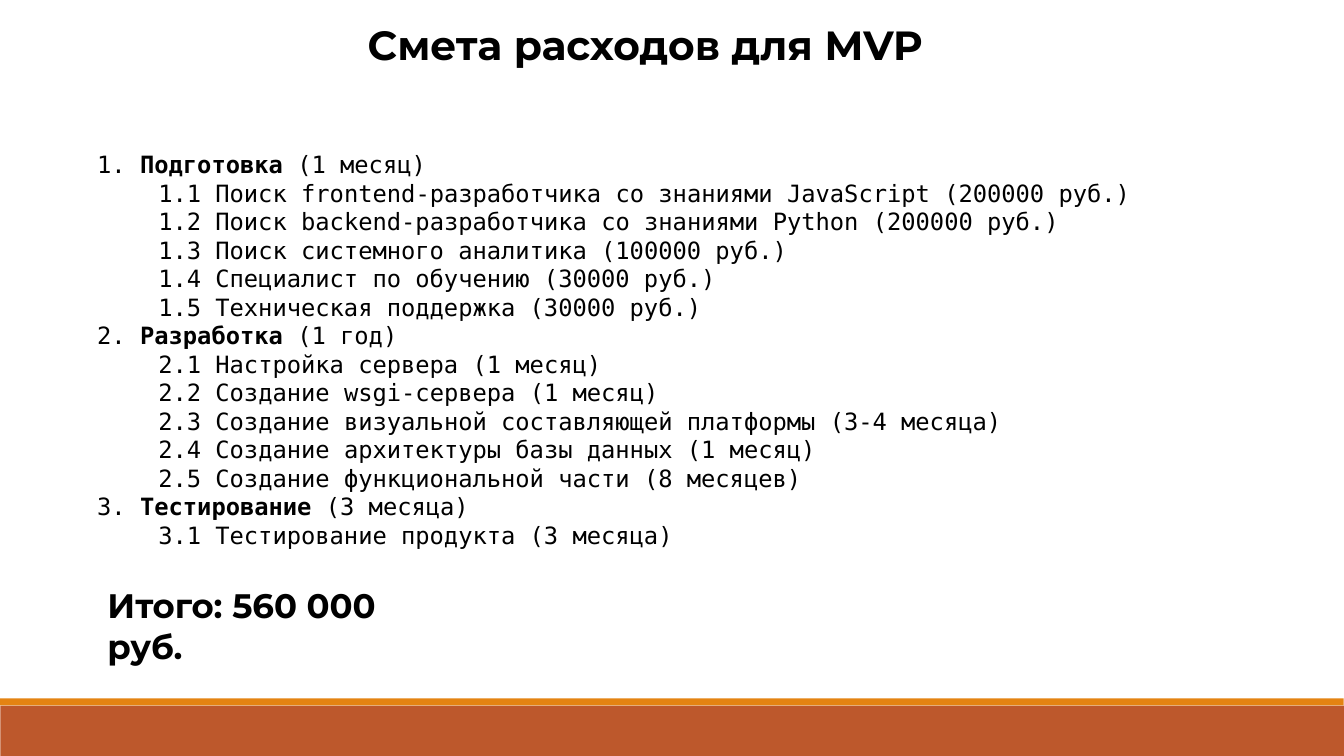
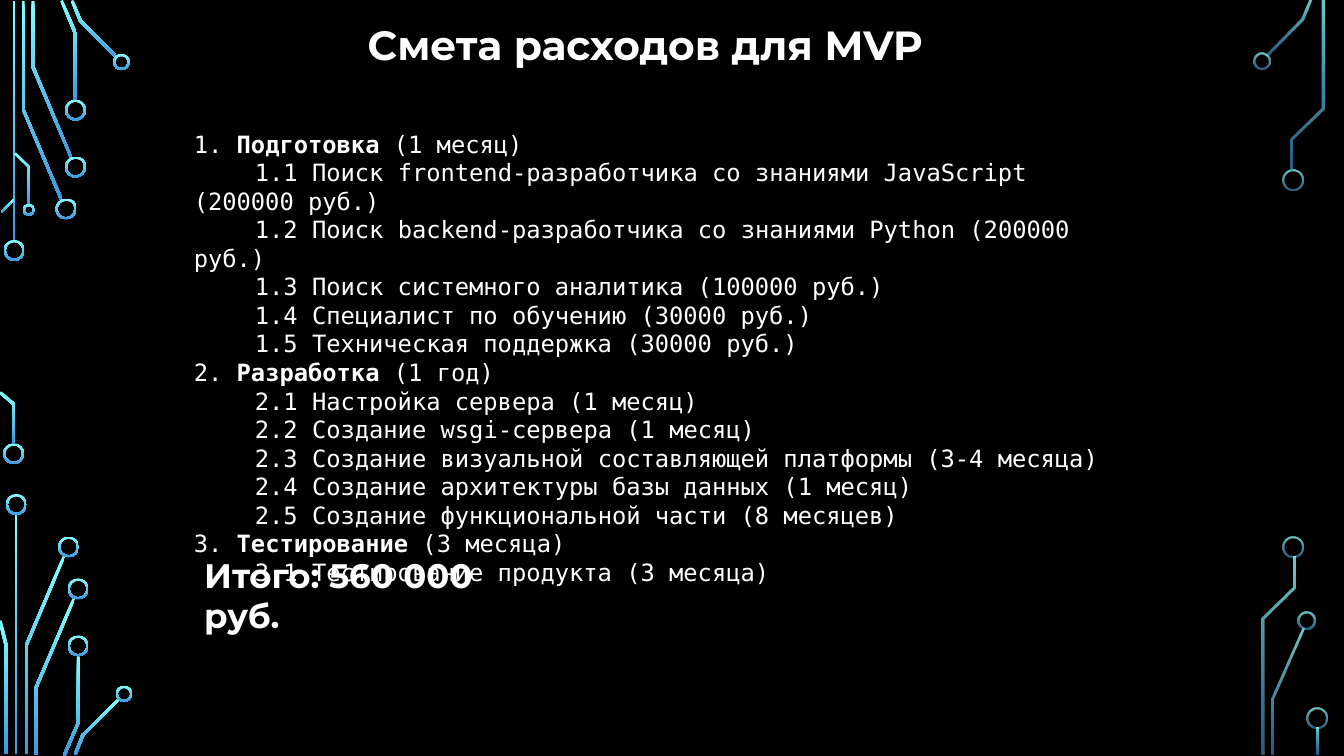
Before and after one commit to Raccoonn78/MagiCtr, a slide deck: slide 8 of Профессиональное ориентирование/создание системы для olap кубов.pptx. Drawn at 1344x756 pixels with LibreOffice and Linux fonts; fonts in the diff are those of the drawing; background and template pictures are left out. Boxes give left, top, right and bottom in pixels: in the first picture for what was removed or moved away, otherwise in the second. Text is boxed around its words. In the diff, an @@ line names an element or a change of style, - is before the commit and + after.

```diff
--- a/Профессиональное ориентирование/создание системы для olap кубов.pptx
+++ b/Профессиональное ориентирование/создание системы для olap кубов.pptx
@@ background #FFFFFF to picture (left out) @@
@@ text "1. Подготовка (1 месяц)": place and size @@
-text "1. Подготовка (1 месяц)" at (97, 155, 1130, 549)
+text "1. Подготовка (1 месяц)" at (194, 135, 1098, 587)
@@ text colour #000000 to #FFFFFF in 3 elements at (368, 31, 923, 68), (194, 135, 1098, 587), (204, 554, 472, 635) @@
@@ text "Итого: 560 000 руб.": place and size @@
-text "Итого: 560 000 руб." at (107, 594, 376, 666)
+text "Итого: 560 000 руб." at (204, 554, 472, 635)
@@ rectangle removed at (0, 698, 1343, 705) @@
@@ rectangle removed at (1, 705, 1344, 755) @@
@@ group added at (0, 0, 1327, 756): 33 freeform shapes, 3 rectangles @@
```
Also in this commit, not shown: 9 other slides changed, 1 other file.
